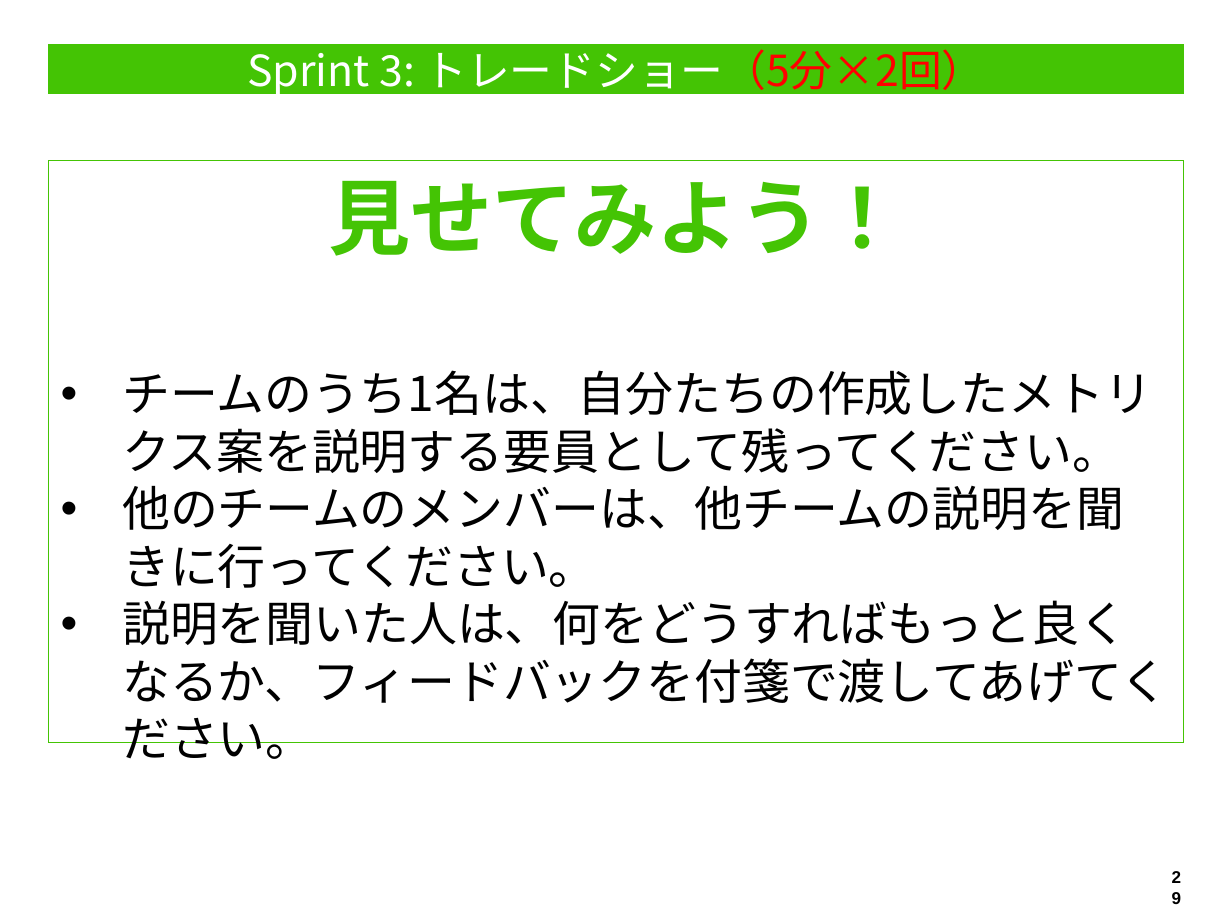
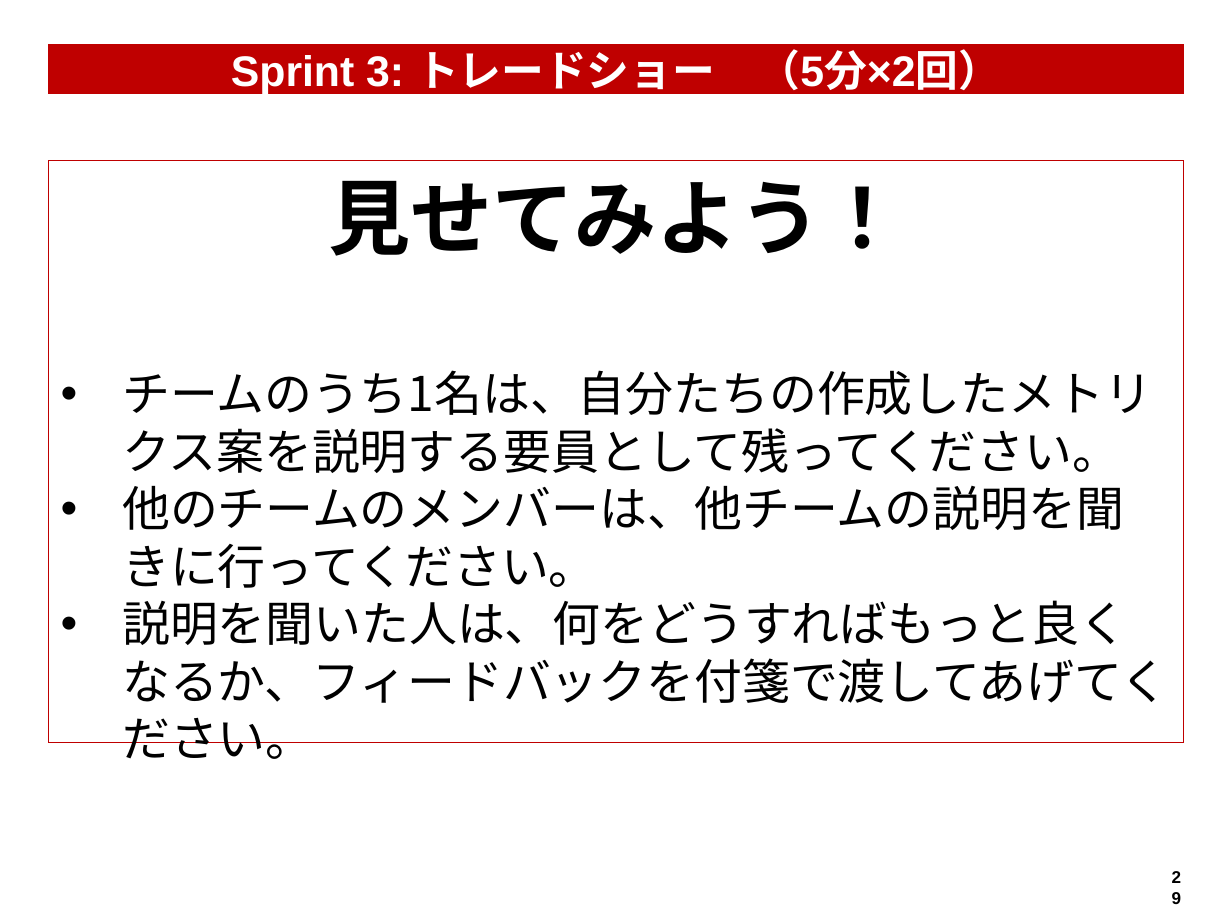
Before and after one commit to hageyahhoo/RSGT2018, a slide deck: slide 29 of MetricsWorkshop.pptx. Drawn at 1232x924 pixels with LibreOffice and Linux fonts; fonts in the diff are those of the drawing. Boxes give left, top, right and bottom in pixels: in the first picture for what was removed or moved away, otherwise in the second. Text is boxed around its words. In the diff, an @@ line names an element or a change of style, - is before the commit and + after.

```diff
--- a/MetricsWorkshop.pptx
+++ b/MetricsWorkshop.pptx
@@ title "Sprint 3: トレードショー （5分×2回）" at box(48, 44, 1183, 92): fill #44C404 to #BF0000; outline #44C404 0.75 pt to #BF0000 0.75 pt @@
@@ title at box(231, 43, 1001, 97): text changed; font Noto Sans CJK JP to Arial; bold on @@
-Sprint 3: トレードショー（5分×2回）
+Sprint 3: トレードショー （5分×2回）
@@ rectangle "見せてみよう！" at box(48, 160, 1183, 742): outline #44C404 0.75 pt to #BF0000 0.75 pt @@
@@ text in rectangle at box(329, 180, 904, 256): text colour #44C404 to #000000 in "見せてみよう！" @@
```
Also in this commit, not shown: 34 other slides changed.
